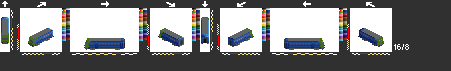
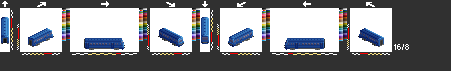
Layered file, before and after one edit (451 × 71). Changes by layer:
hid "mrdarriva2" over 1, 17, 384, 50
hid "mrd", painted on it over 1, 17, 384, 50
showed "mr", painted on it over 1, 17, 384, 50
